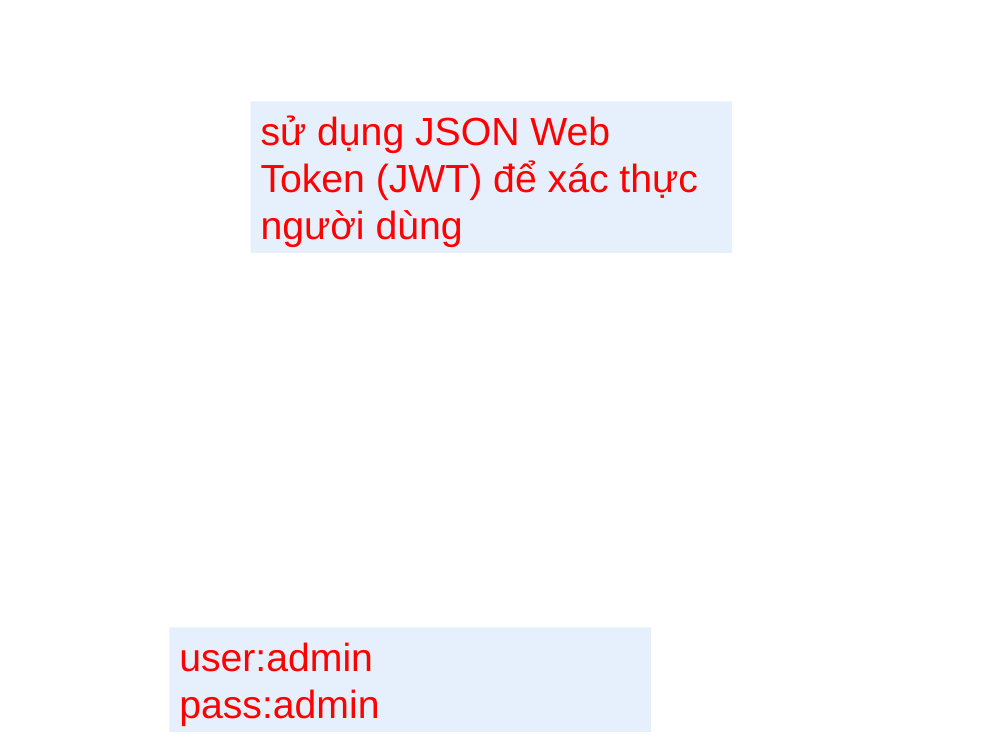
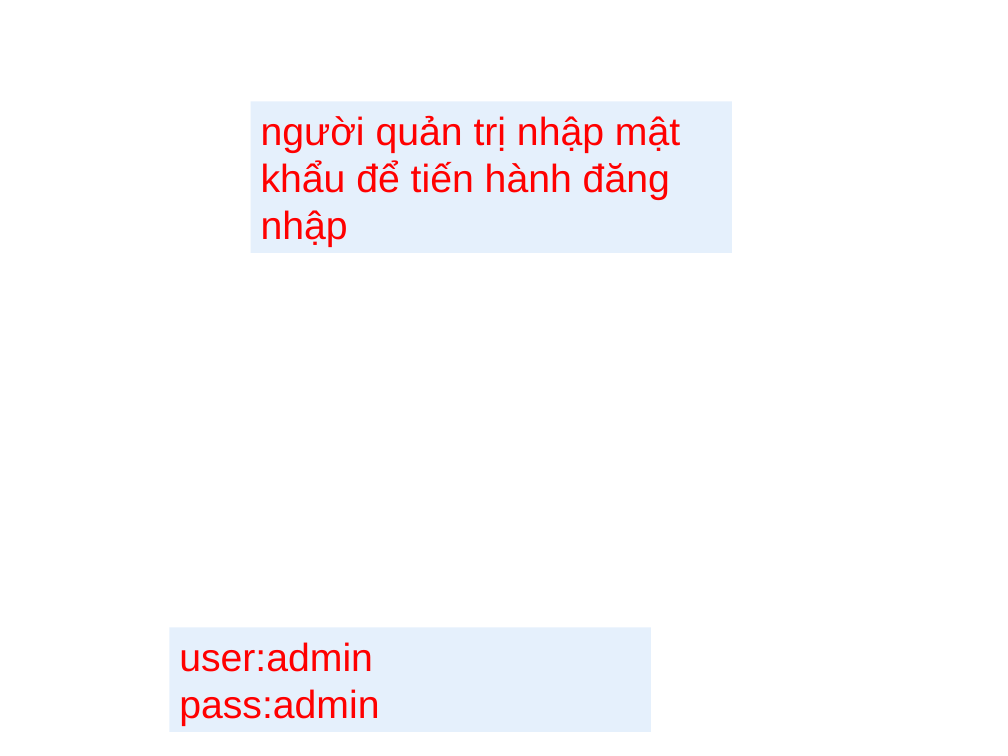
Before and after one commit to thanhchuong99/LTCSDL_TH74_Nhom18, a slide deck: slide 9 of HDSD.ppt. Drawn at 1008x756 pixels with LibreOffice and Linux fonts; fonts in the diff are those of the drawing; background and template pictures are left out. Boxes give left, top, right and bottom in pixels: in the first picture for what was removed or moved away, otherwise in the second. Text is boxed around its words. In the diff, an @@ line names an element or a change of style, - is before the commit and + after.

```diff
--- a/HDSD.ppt
+++ b/HDSD.ppt
@@ text in rectangle at [261,115,680,247]: text changed @@
-sử dụng JSON Web Token (JWT) để xác thực người dùng
+người quản trị nhập mật khẩu để tiến hành đăng nhập
```
Also in this commit, not shown: 1 other slide changed, 2 slides added, 2 slides removed.
